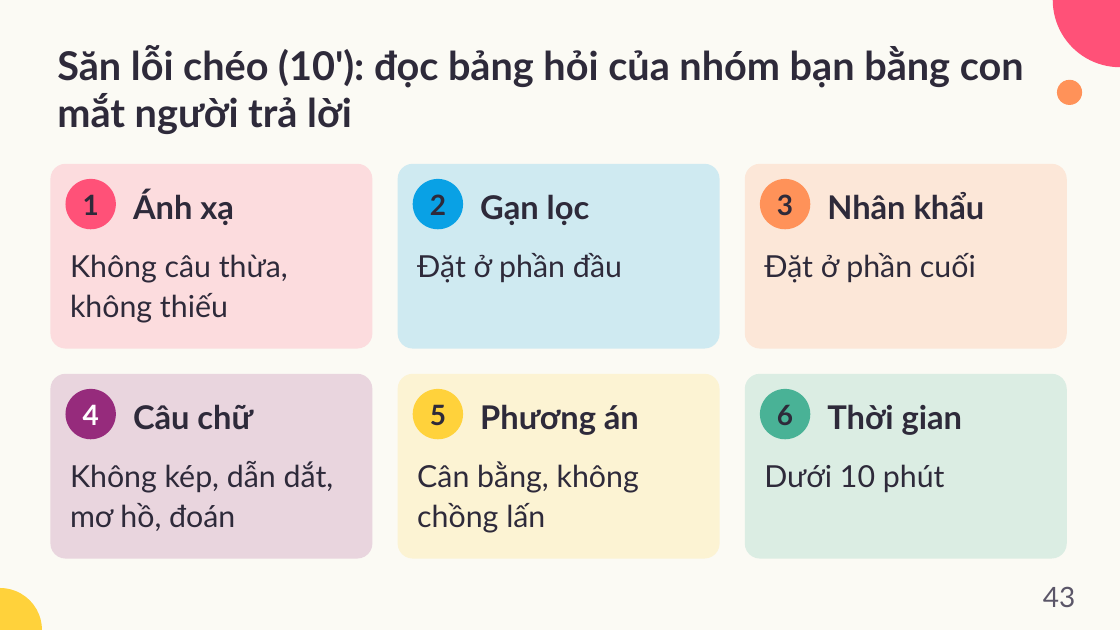
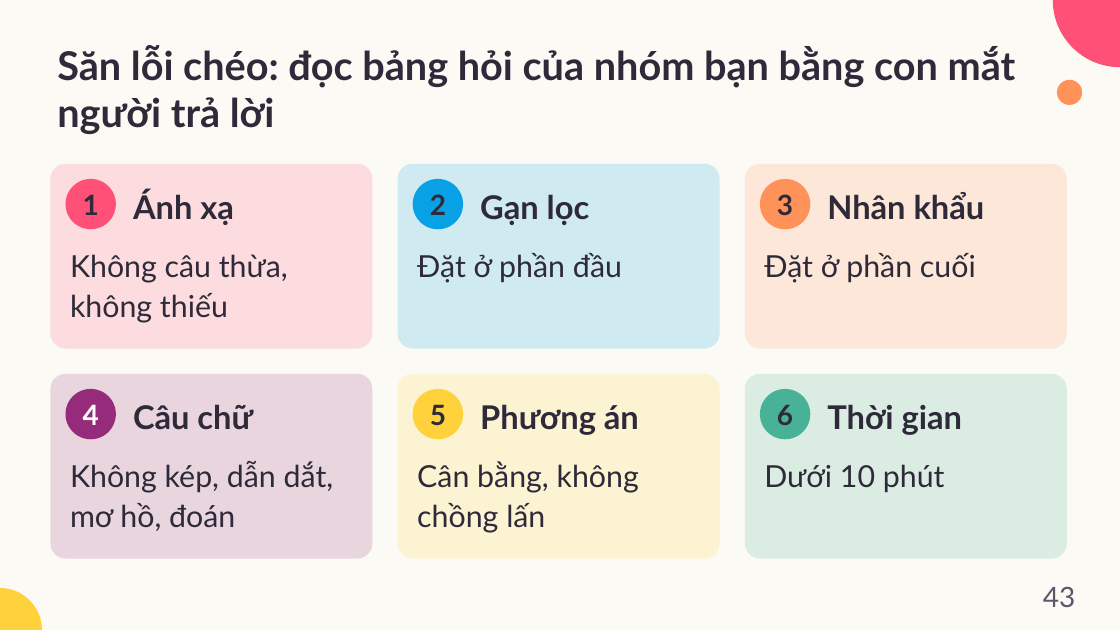
Before and after one commit to dnbaoquyen/academic-pptx-skill, a slide deck: slide 43 of mkt1107/output/MKT1107_W10_slides.pptx. Drawn at 1120x630 pixels with LibreOffice and Linux fonts; fonts in the diff are those of the drawing. Boxes give left, top, right and bottom in pixels: in the first picture for what was removed or moved away, otherwise in the second. Text is boxed around its words. In the diff, an @@ line names an element or a change of style, - is before the commit and + after.

```diff
--- a/mkt1107/output/MKT1107_W10_slides.pptx
+++ b/mkt1107/output/MKT1107_W10_slides.pptx
@@ title at <box>57,45,1016,134</box>: text changed @@
-Săn lỗi chéo (10'): đọc bảng hỏi của nhóm bạn bằng con mắt người trả lời
+Săn lỗi chéo: đọc bảng hỏi của nhóm bạn bằng con mắt người trả lời
```
Also in this commit, not shown: 11 other slides changed, 21 other files.
